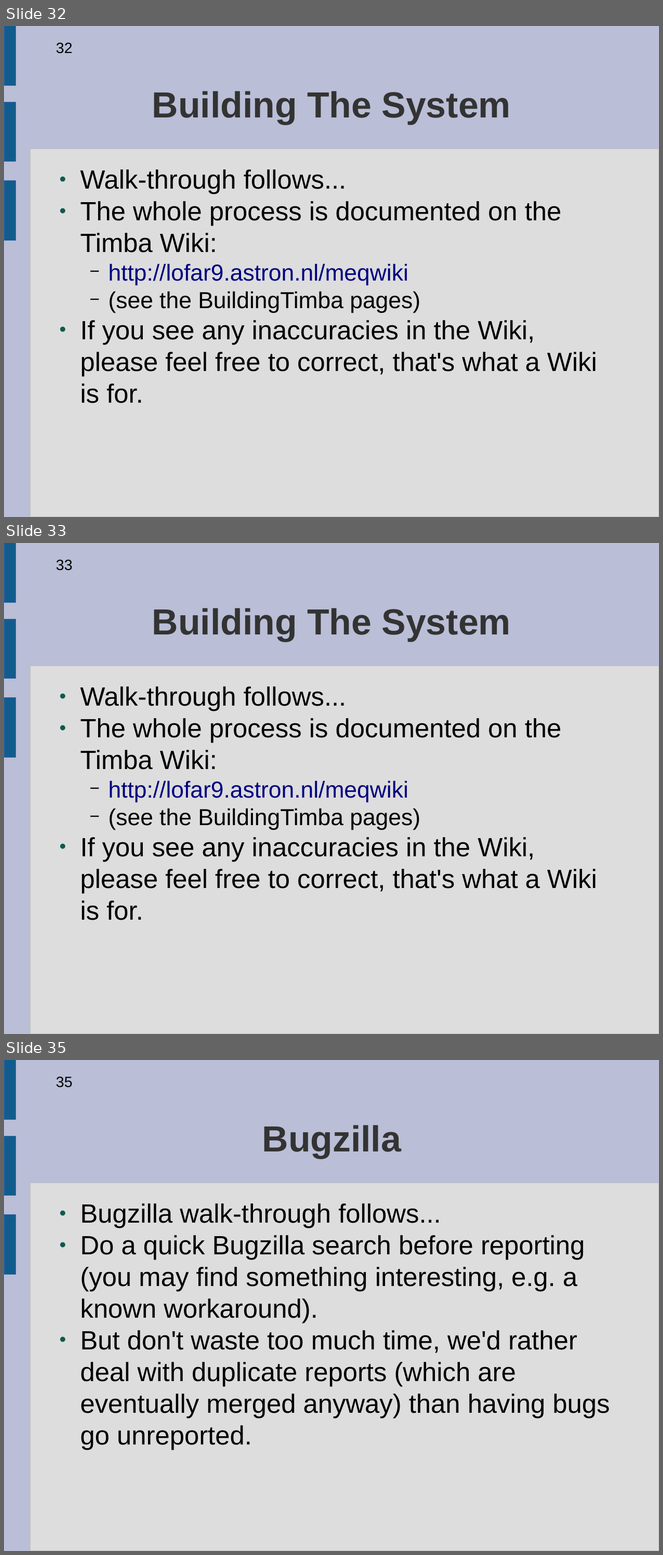
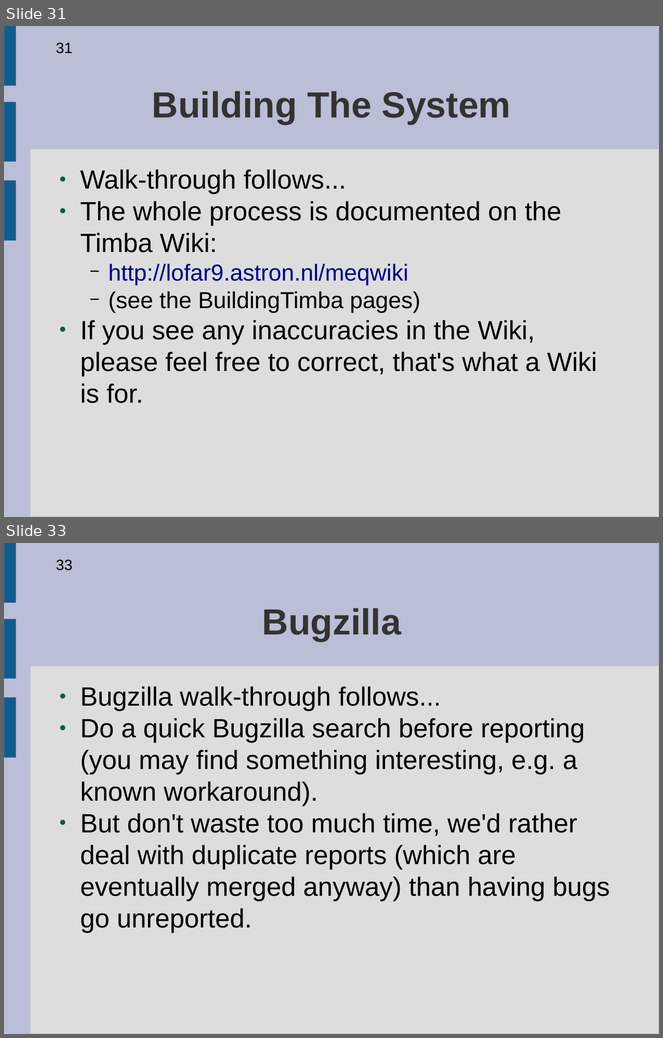
Before and after one commit to ratt-ru/meqtrees-timba, a slide deck: doc/Courses/Workshop2006-Presentations/5-LSM-Design-Debugging.odp. Shown one above the other, each under a label of ours: slides 32, 33 and 35 before the commit, slides 31 and 33 after it; the slides between them are not shown. The pictures are 663x1555 and 663x1038 pixels, drawn with LibreOffice and Linux fonts; fonts in the diff are those of the drawing. Boxes give left, top, right and bottom in pixels: in the first picture for what was removed or moved away, otherwise in the second. Text is boxed around its words. In the diff, an @@ line names an element or a change of style, - is before the commit and + after.

```diff
--- a/doc/Courses/Workshop2006-Presentations/5-LSM-Design-Debugging.odp
+++ b/doc/Courses/Workshop2006-Presentations/5-LSM-Design-Debugging.odp
@@ slide 33 removed at (4,543,659,1034), background #BABED6; not listed: 4 template elements that a slide beside it also shows @@
@@ page number removed at (56,560,73,571) @@
-33
@@ title removed at (152,608,511,641) @@
-Building The System
@@ text removed at (80,687,597,921) @@
-● Walk-through follows...
-● The whole process is documented on the Timba Wiki:
-  − http://lofar9.astron.nl/meqwiki
-  − (see the BuildingTimba pages)
-● If you see any inaccuracies in the Wiki, please feel free to correct, that's what a Wiki is for.
@@ what was slide 32 is now slide 31 @@
@@ page number at (56,43,73,54): text changed @@
-32
+31
@@ what was slide 35 is now slide 33 @@
@@ page number at (56,560,73,571): text changed @@
-35
+33
```
Also in this commit, not shown: 20 slides changed, 1 other slide removed, 1 other file.
